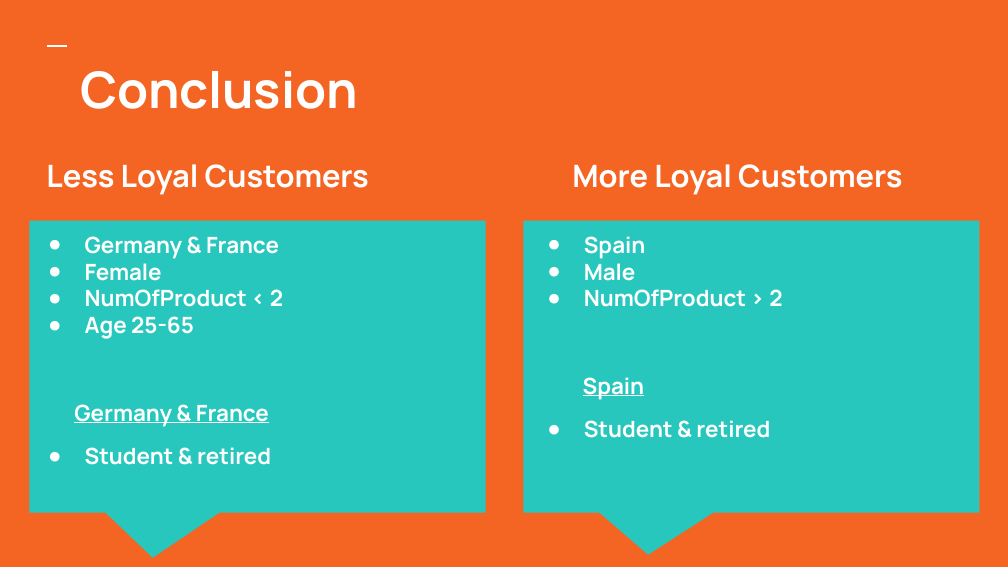
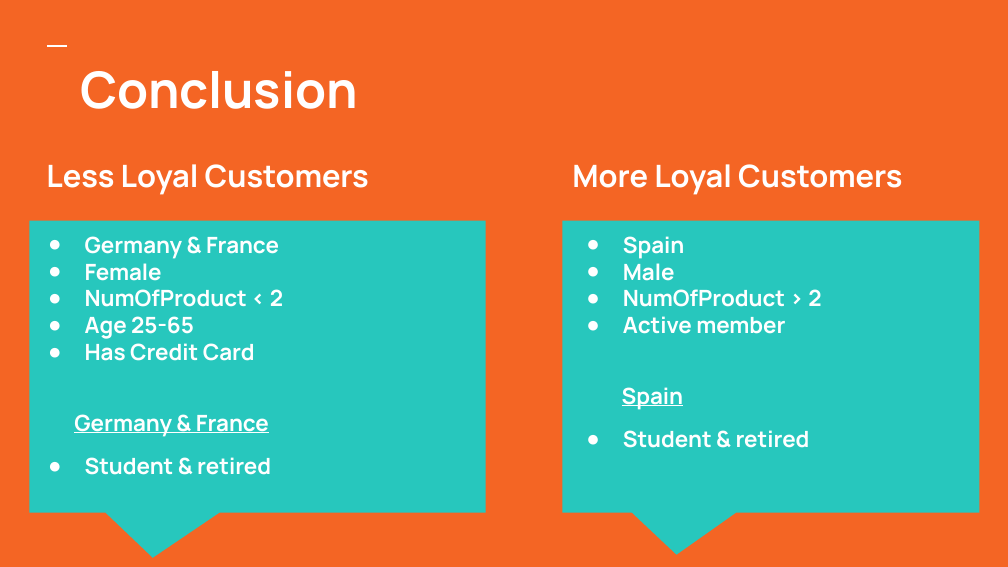
Before and after one commit to ezgicn/Project_EDA, a slide deck: slide 6 of Potential churners_EzgiNazman.pptx. Drawn at 1008x567 pixels with LibreOffice and Linux fonts; fonts in the diff are those of the drawing. Boxes give left, top, right and bottom in pixels: in the first picture for what was removed or moved away, otherwise in the second. Text is boxed around its words. In the diff, an @@ line names an element or a change of style, - is before the commit and + after.

```diff
--- a/Potential churners_EzgiNazman.pptx
+++ b/Potential churners_EzgiNazman.pptx
@@ title "Spain": place and size @@
-title "Spain" at (583,236,782,438)
+title "Spain" at (622,236,821,448)
@@ speech box: place and size @@
-speech box at (523,221,979,513)
+speech box at (562,221,980,513)
@@ title at (623,316,785,334): paragraph added @@
+● Active member
@@ title at (85,343,255,361): paragraph added @@
+● Has Credit Card
```
Also in this commit, not shown: 1 other slide changed.
